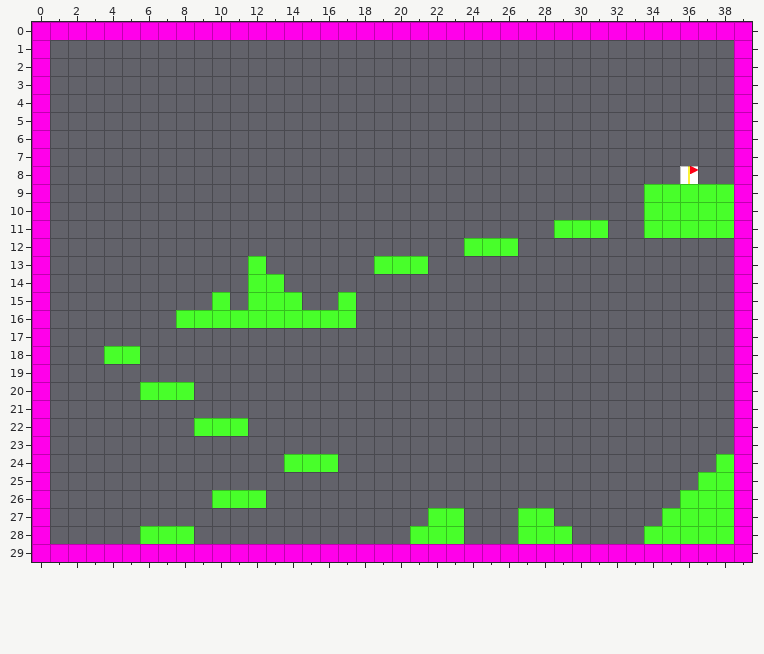
An edit to a level. Tiled map, project/Resources/stages/stage1.tmx. Above: the version before the commit.
Cells are 64x64 px. Shown: x 0..39, y 0..29.
Now the later version:
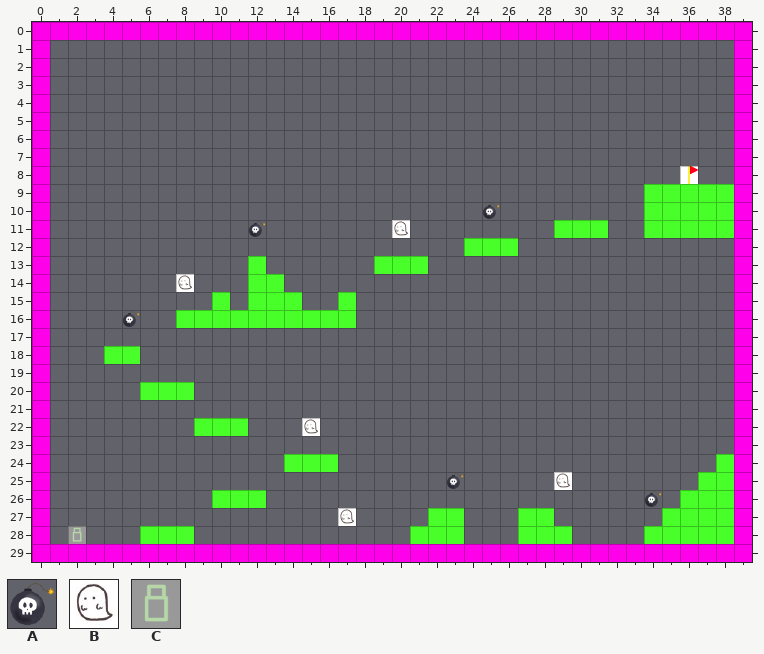
Key: from "tileset": A 3 "bakudan", B 4 "ghost", C 5 "player".
_ is an empty cell, . an unchanged one.
Difference:
--- layer "タイルレイヤー1"
@@ x 12..25 @@
-10 ............._
-11 _......._.....
+10 .............A
+11 A.......B.....
@@ x 8..8 @@
-14 _
+14 B
@@ x 5..5 @@
-16 _
+16 A
@@ x 15..15 @@
-22 _
+22 B
@@ x 2..34 @@
-25 ....................._....._.....
-26 ................................_
-27 ..............._.................
-28 _................................
+25 .....................A.....B.....
+26 ................................A
+27 ...............B.................
+28 C................................
